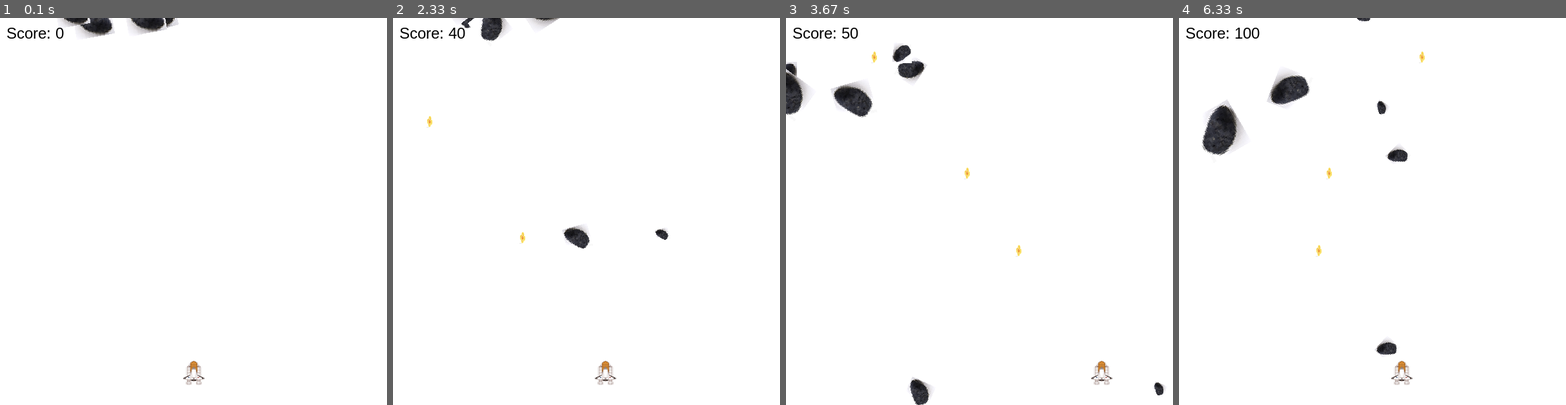
Above: before the commit, frames 1-4 (left to right).
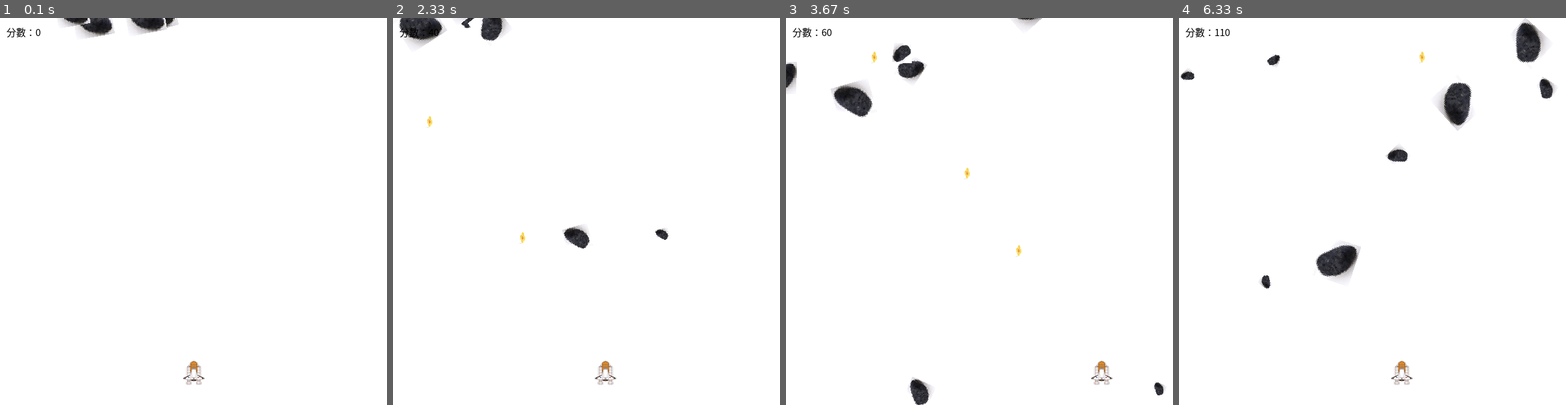
Above: after the commit, the same moments.

Repository: jasperc1972-del/pyGame
Game: pygame game, started from Pygame/main.py
Two runs of this game, one before a commit and one after it. Both use one fixed random seed, a clock stepped at 60 frames per second and the inputs below.
Inputs:
- Up to frame 1 (0.1 s): no input
- Up to frame 2 (2.33 s): tap Z at 0.33, 0.73, 1.03, 1.3, 1.6, 1.73, 2.03 s; hold Left 0.67-1.2 s; hold Left 1.23-1.63 s; hold Right 1.67-2.3 s
- Up to frame 3 (3.67 s): hold Left 2.33-2.8 s; tap Z at 2.4, 2.7, 2.9, 3.2, 3.4 s; hold Right 2.83-3.3 s; hold Right from 3.33 s (still down)
- Up to frame 4 (6.33 s): tap Z at 3.7, 3.9, 4.2, 4.47, 4.77, 4.9, 5.2, 5.57, 5.87, 6.07 s; release Right at 3.8 s; hold Left 3.83-4.37 s; hold Left 4.4-4.8 s; hold Right 4.83-5.47 s; hold Left 5.5-5.97 s; hold Right from 6 s (still down)

The runs differ from the first frame. In frame 1, 0.2% of the frame differs, in the area x 1-17%, y 2-6%; in frame 2, 0.8%; in frame 3, 0.8%; in frame 4, 4.8%, in the area x 0-98%, y 0-87%.

Commit message:
update the game over  diagram
update the game over  diagram

Diff:
--- a/Pygame/main.py
+++ b/Pygame/main.py
@@ -6,23 +6,17 @@
 
 # 隕石尺寸清單
 ROCK_SIZES = [
-    (20, 20),
-    (30, 30),
-    (40, 40),
-    (50, 50),
-    (60, 60),
-    (65, 65),
-    (75, 75)
+    (20, 20), (30, 30), (40, 40),
+    (50, 50), (60, 60), (65, 65), (75, 75)
 ]
 
 # 遊戲設定
 FPS = 60
 WIDTH, HEIGHT = 600, 600
-score = 0
 
 # 飛船類別
 class Player(pygame.sprite.Sprite):
-    def __init__(self):
+    def __init__(self, shoot_sound):
         super().__init__()
         self.image = pygame.image.load("images/player.png").convert_alpha()
         self.image = pygame.transform.scale(self.image, (50, 40))
@@ -31,6 +25,7 @@
         self.rect.centerx = WIDTH // 2
         self.rect.bottom = HEIGHT - 30
         self.speedx = 8
+        self.shoot_sound = shoot_sound
 
     def update(self):
         keys = pygame.key.get_pressed()
@@ -45,6 +40,7 @@
         bullet = Bullet(self.rect.centerx, self.rect.top)
         all_sprites.add(bullet)
         bullets.add(bullet)
+        self.shoot_sound.play()
 
 # 子彈類別
 class Bullet(pygame.sprite.Sprite):
@@ -63,7 +59,7 @@
         if self.rect.bottom < 0:
             self.kill()
 
-# 隕石類別（支援多尺寸與旋轉）
+# 隕石類別
 class Rock(pygame.sprite.Sprite):
     def __init__(self):
         super().__init__()
@@ -73,12 +69,10 @@
         self.image = self.image_ori.copy()
         self.rect = self.image.get_rect()
         self.radius = self.rect.width * 0.85 / 2
-
         self.rect.x = random.randrange(0, WIDTH - self.rect.width)
         self.rect.y = random.randrange(-100, -40)
         self.speedx = random.randrange(-3, 3)
         self.speedy = random.randrange(1, 4)
-
         self.total_degree = 0
         self.rot_degree = random.choice([2, 3, 4])
 
@@ -97,28 +91,55 @@
             self.reset()
 
     def reset(self):
-        self.size = random.choice(ROCK_SIZES)
-        self.image_ori = pygame.image.load("images/rock.png").convert_alpha()
-        self.image_ori = pygame.transform.scale(self.image_ori, self.size)
-        self.image = self.image_ori.copy()
-        self.rect = self.image.get_rect()
-        self.radius = self.rect.width * 0.85 / 2
-        self.rect.x = random.randint(0, WIDTH - self.rect.width)
-        self.rect.y = random.randint(-100, -40)
-        self.speedy = random.randint(1, 4)
-        self.speedx = random.randint(-3, 3)
-        self.total_degree = 0
-        self.rot_degree = random.choice([2, 3, 4])
+        self.__init__()
+
+# 顯示遊戲結束畫面（使用中文字型）
+def show_game_over_screen(screen, font, score):
+    game_over_text = font.render("遊戲結束！", True, BLACK)
+    score_text = font.render(f"你的分數：{score}", True, BLACK)
+    restart_text = font.render("按 R 鍵重新開始", True, BLACK)
+    quit_text = font.render("按 ESC 鍵退出", True, BLACK)
+
+    screen.fill((255, 255, 255))
+    screen.blit(game_over_text, (WIDTH // 2 - game_over_text.get_width() // 2, HEIGHT // 2 - 80))
+    screen.blit(score_text, (WIDTH // 2 - score_text.get_width() // 2, HEIGHT // 2 - 30))
+    screen.blit(restart_text, (WIDTH // 2 - restart_text.get_width() // 2, HEIGHT // 2 + 20))
+    screen.blit(quit_text, (WIDTH // 2 - quit_text.get_width() // 2, HEIGHT // 2 + 60))
+    pygame.display.flip()
+
+    waiting = True
+    while waiting:
+        for event in pygame.event.get():
+            if event.type == pygame.QUIT:
+                pygame.quit()
+                exit()
+            elif event.type == pygame.KEYDOWN:
+                if event.key == pygame.K_r:
+                    waiting = False
+                elif event.key == pygame.K_ESCAPE:
+                    pygame.quit()
+                    exit()
 
 # 主程式
 def main():
-    global all_sprites, bullets, rocks, score
-
+    global all_sprites, bullets, rocks
+
+    score = 0
     pygame.init()
+    pygame.mixer.init()
     screen = pygame.display.set_mode((WIDTH, HEIGHT))
     pygame.display.set_caption("飛船射擊遊戲")
     clock = pygame.time.Clock()
-    font = pygame.font.SysFont("Arial", 24)
+
+    # 使用支援中文的字型檔案
+    font = pygame.font.Font("C:/Windows/Fonts/msjh.ttc", 15)
+
+    pygame.mixer.music.load("sound/background.wav")
+    pygame.mixer.music.set_volume(0.5)
+    pygame.mixer.music.play(-1)
+
+    shoot_sound = pygame.mixer.Sound("sound/shoot.wav")
+    explosion_sound = pygame.mixer.Sound("sound/explosion.wav")
 
     background = pygame.image.load("images/background.png").convert()
     background = pygame.transform.scale(background, (WIDTH, HEIGHT))
@@ -127,10 +148,10 @@
     bullets = pygame.sprite.Group()
     rocks = pygame.sprite.Group()
 
-    player = Player()
+    player = Player(shoot_sound)
     all_sprites.add(player)
 
-    for i in range(7):  # 建立 7 顆不同大小的隕石
+    for i in range(7):
         rock = Rock()
         all_sprites.add(rock)
         rocks.add(rock)
@@ -150,6 +171,7 @@
 
         hits = pygame.sprite.groupcollide(rocks, bullets, True, True, pygame.sprite.collide_circle)
         for hit in hits:
+            explosion_sound.play()
             score += 10
             new_rock = Rock()
             all_sprites.add(new_rock)
@@ -158,11 +180,13 @@
         player_hits = pygame.sprite.spritecollide(player, rocks, False, pygame.sprite.collide_circle)
         if player_hits:
             print("飛船被撞到！遊戲結束")
-            running = False
+            show_game_over_screen(screen, font, score)
+            main()
+            return
 
         screen.blit(background, (0, 0))
         all_sprites.draw(screen)
-        score_text = font.render(f"Score: {score}", True, BLACK)
+        score_text = font.render(f"分數：{score}", True, BLACK)
         screen.blit(score_text, (10, 10))
         pygame.display.flip()
 
